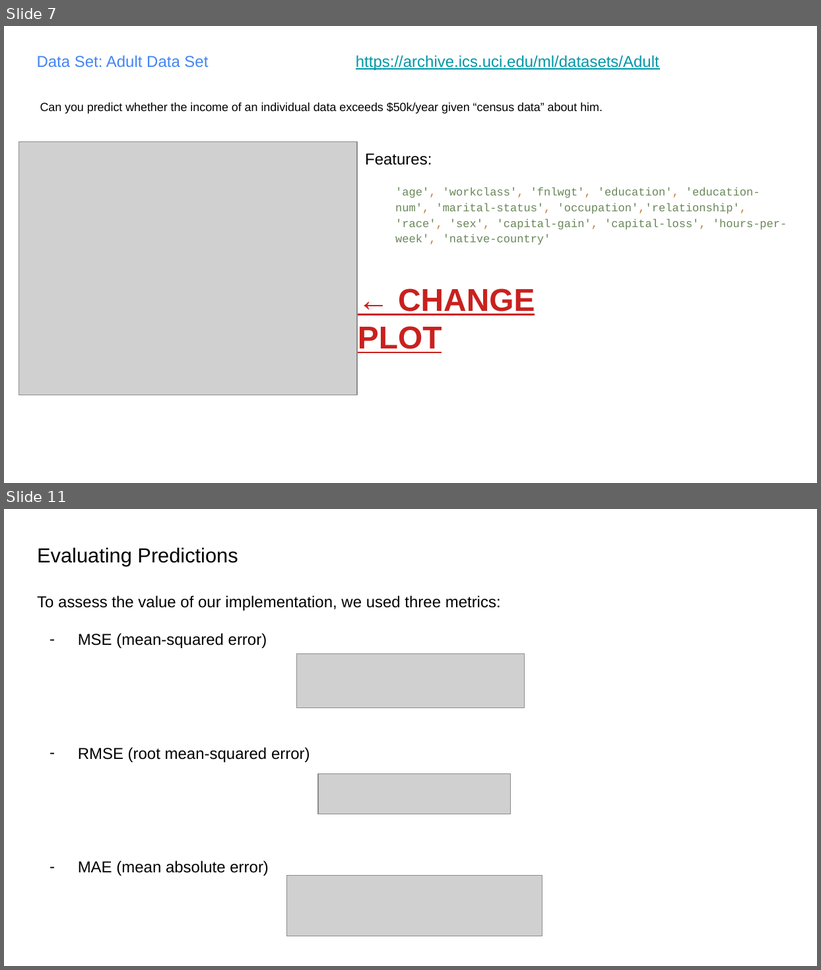
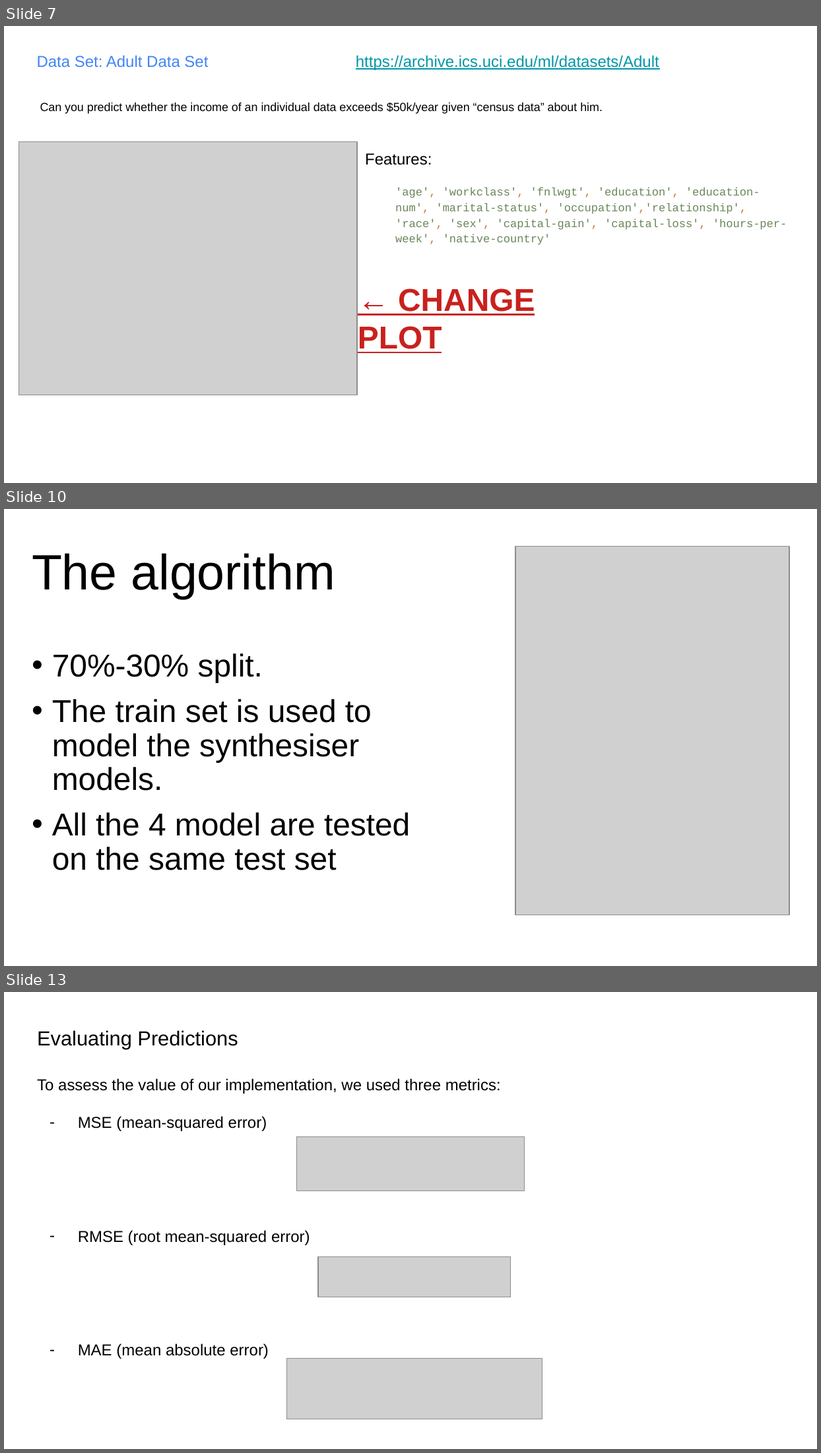
Before and after one commit to fambrogi/MachineLearning, a slide deck: ex_3/Slides_ML_3.pptx. Shown one above the other, each under a label of ours: slides 7 and 11 before the commit, slides 7, 10 and 13 after it; the slides between them are not shown. The pictures are 821x970 and 821x1453 pixels, drawn with LibreOffice and Linux fonts; fonts in the diff are those of the drawing; grey boxes stand for pictures. Boxes give left, top, right and bottom in pixels: in the first picture for what was removed or moved away, otherwise in the second. Text is boxed around its words. In the diff, an @@ line names an element or a change of style, - is before the commit and + after.

```diff
--- a/ex_3/Slides_ML_3.pptx
+++ b/ex_3/Slides_ML_3.pptx
@@ slide 10 added at <box>4,509,817,966</box>, background #FFFFFF @@
@@ picture added at <box>516,547,789,916</box> @@
@@ title added at <box>32,553,335,599</box>, 44 pt, text #000000 @@
+The algorithm
@@ subtitle added at <box>52,654,410,871</box>, 28 pt, text #000000 @@
+• 70%-30% split.
+• The train set is used to model the synthesiser models.
+• All the 4 model are tested on the same test set
@@ what was slide 11 is now slide 13 @@
```
Also in this commit, not shown: 2 slides changed, 4 other slides added, 2 slides removed.
